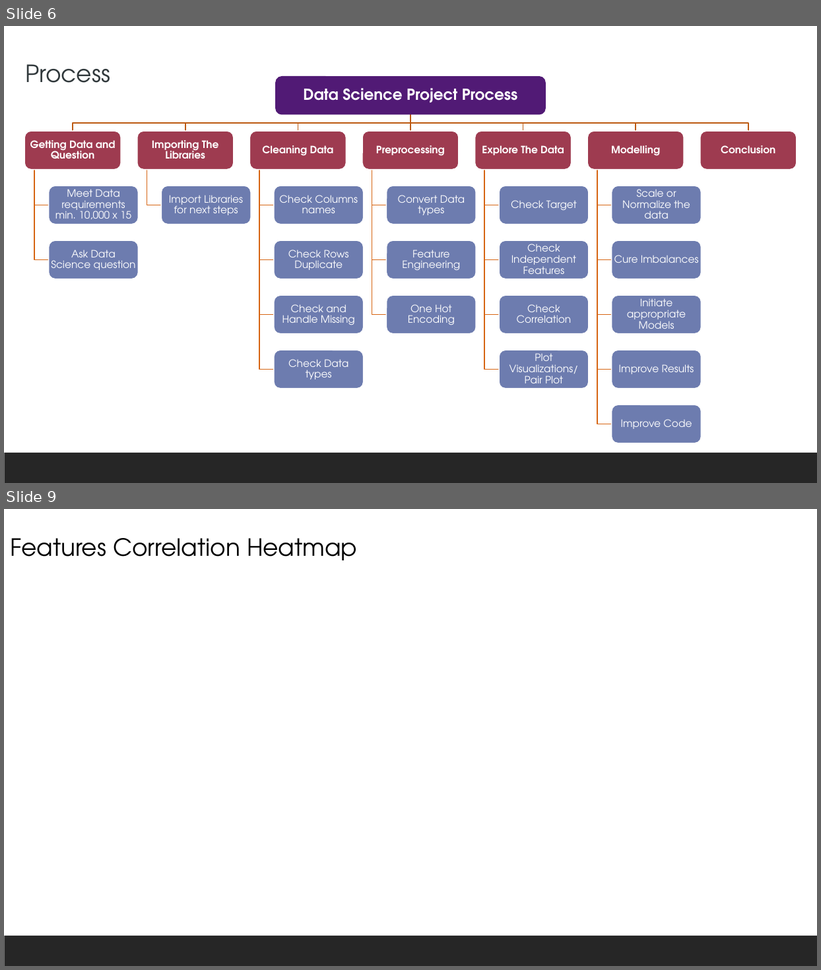
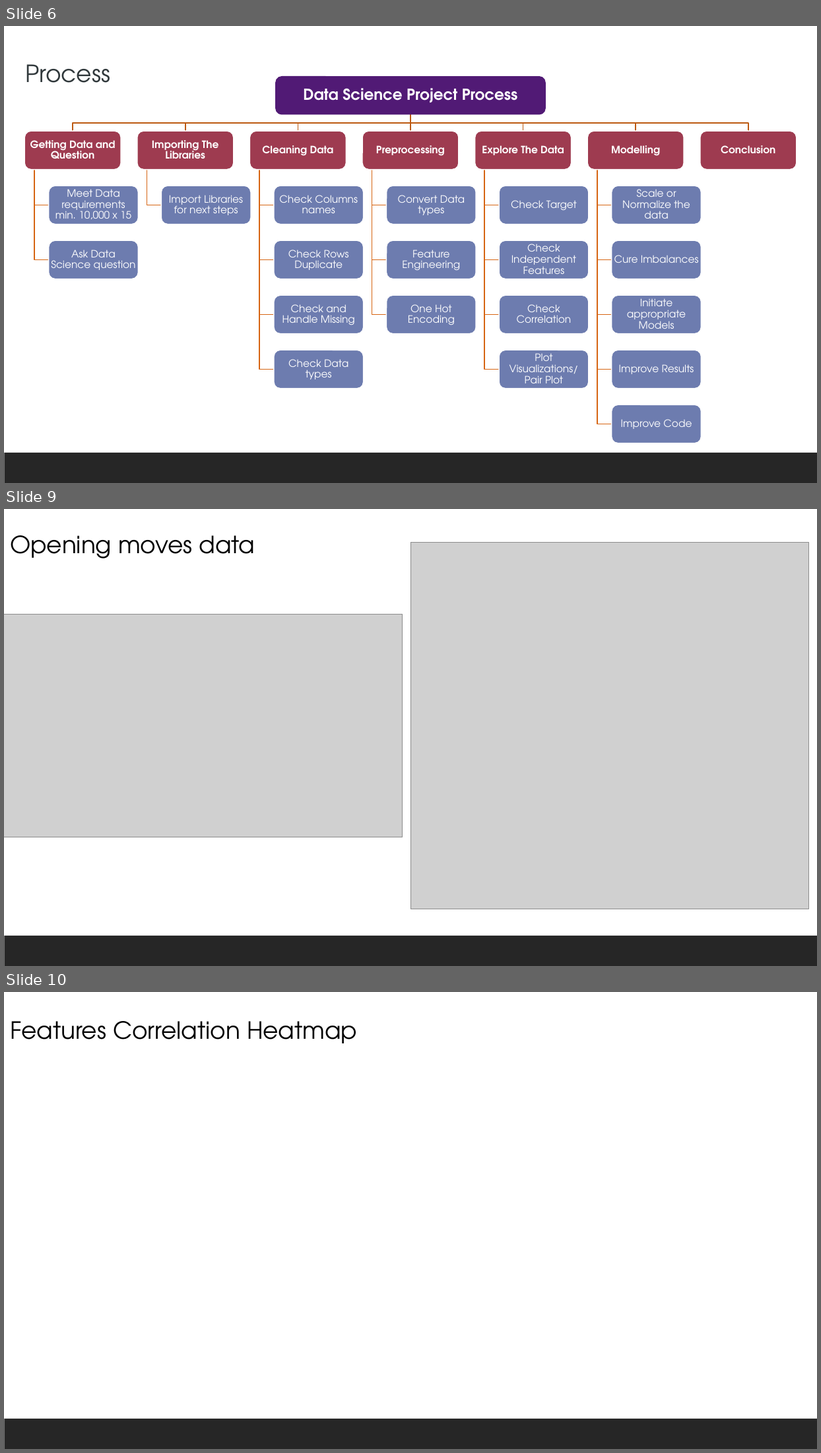
Before and after one commit to salemeid/Tuwaiq-DS-my-project, a slide deck: My_presentation_chess.pptx. Shown one above the other, each under a label of ours: slides 6 and 9 before the commit, slides 6, 9 and 10 after it; the slides between them are not shown. The pictures are 821x970 and 821x1453 pixels, drawn with LibreOffice and Linux fonts; fonts in the diff are those of the drawing; grey boxes stand for pictures; background and template pictures are left out. Boxes give left, top, right and bottom in pixels: in the first picture for what was removed or moved away, otherwise in the second. Text is boxed around its words. In the diff, an @@ line names an element or a change of style, - is before the commit and + after.

```diff
--- a/My_presentation_chess.pptx
+++ b/My_presentation_chess.pptx
@@ slide 9 added at [4,509,817,966], background #FFFFFF; not listed: 1 template element that a slide beside it also shows @@
@@ text added at [10,535,255,559], 28 pt, text #000000 @@
+Opening moves data
@@ picture added at [411,542,809,909] @@
@@ picture added at [4,614,403,837] @@
@@ what was slide 9 is now slide 10 @@
```
Also in this commit, not shown: 5 slides changed, 2 other slides added, 2 slides removed, 4 other files.
